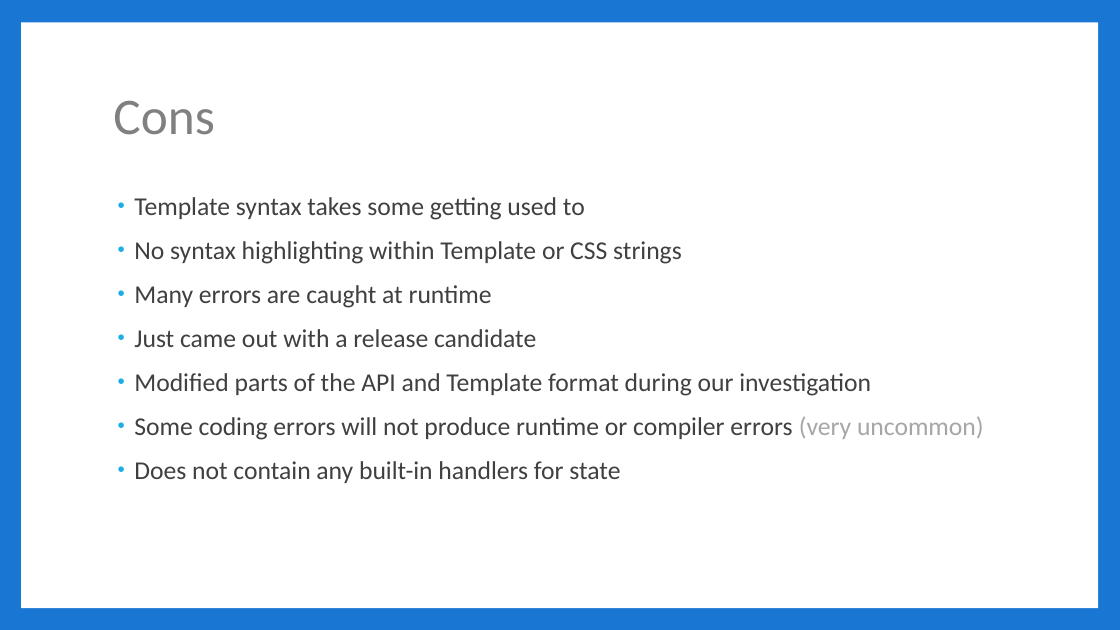
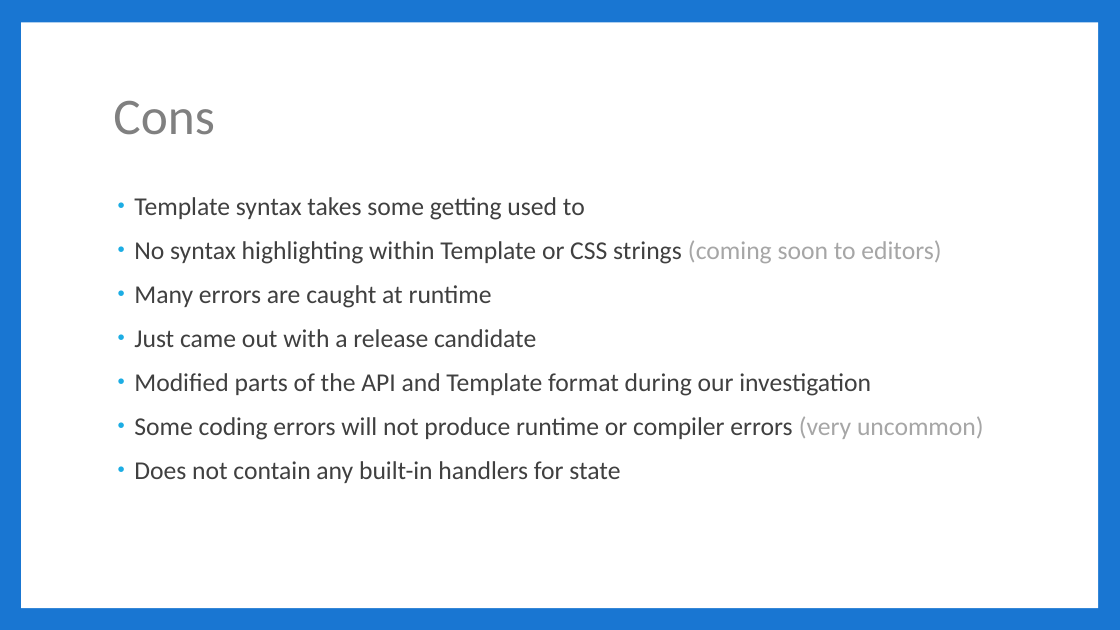
Before and after one commit to jbicks/angular2-demo, a slide deck: slide 17 of Angular2.pptx (slide 16 before the commit). Drawn at 1120x630 pixels with LibreOffice and Linux fonts; fonts in the diff are those of the drawing. Boxes give left, top, right and bottom in pixels: in the first picture for what was removed or moved away, otherwise in the second. Text is boxed around its words. In the diff, an @@ line names an element or a change of style, - is before the commit and + after.

```diff
--- a/Angular2.pptx
+++ b/Angular2.pptx
@@ text at <box>134,241,941,264</box>: text changed @@
-• No syntax highlighting within Template or CSS strings
+• No syntax highlighting within Template or CSS strings (coming soon to editors)
```
Also in this commit, not shown: 7 other slides changed, 2 slides added, 2 other files.
